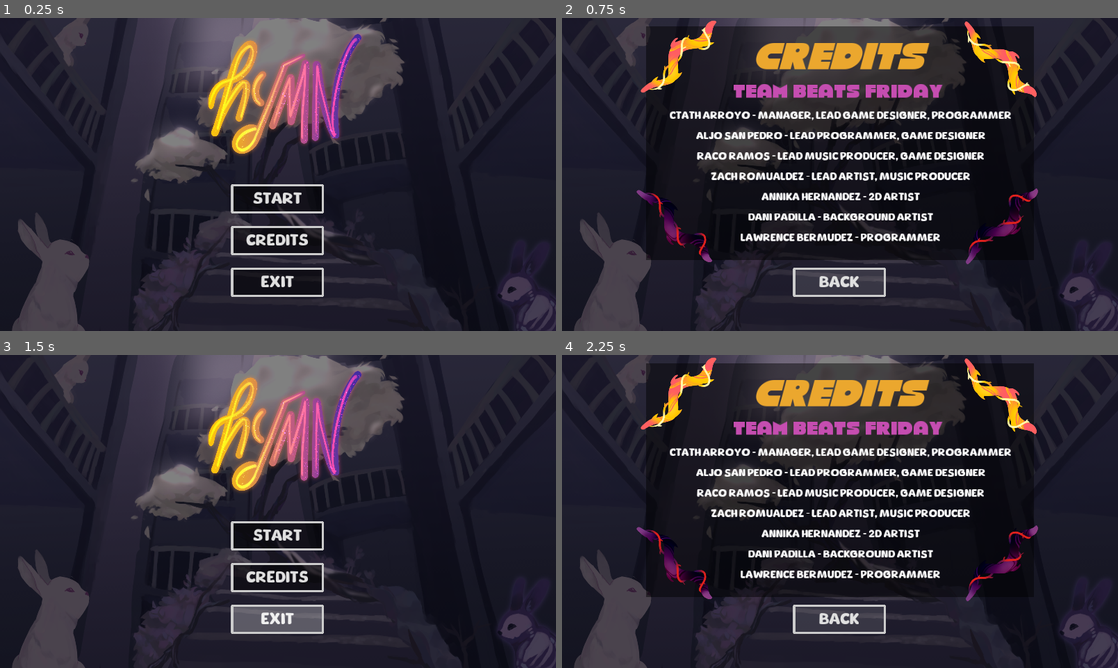
Above: before the commit, frames 1-4 (two rows, left to right).
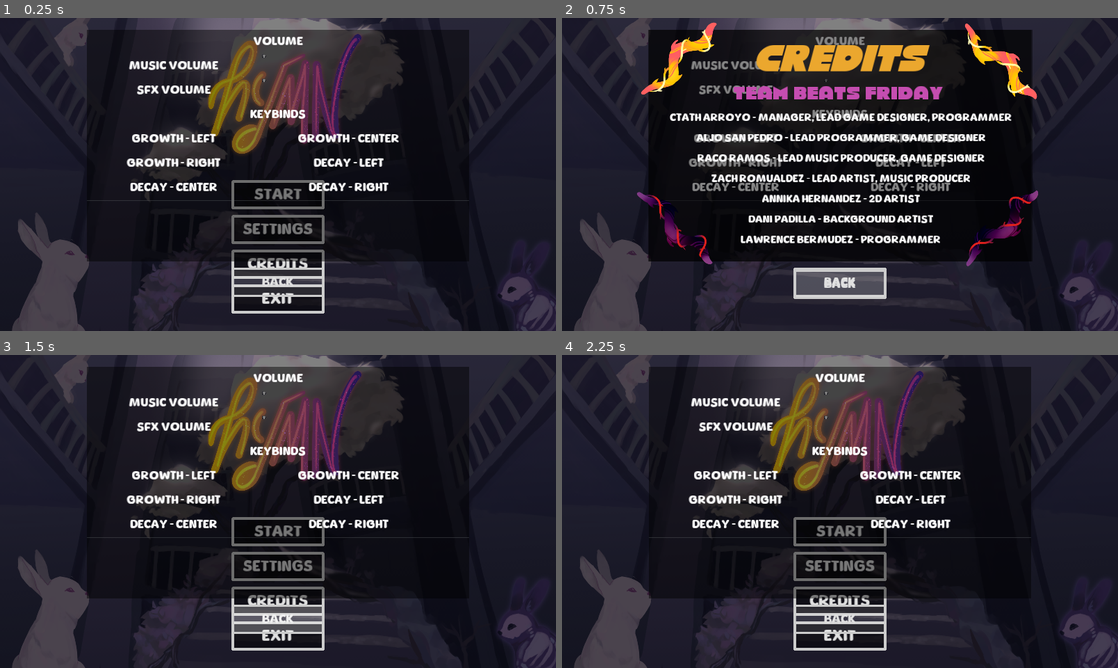
Above: after the commit, the same moments.

Repository: ctathkren/2-week-rhythm
Game: Godot game, scene res://ui/scenes/main/title_screen/title_screen.tscn
Two runs of this game, one before a commit and one after it. Both use one fixed random seed, a clock stepped at 60 frames per second and the inputs below. Sound files missing from this copy of the repository are replaced by a short silence.
Inputs (mouse positions are in pixels of both pictures, inside the frame that each line leads up to):
- Up to frame 1 (0.25 s): no input
- Up to frame 2 (0.75 s): click "Credits" at 0.5 s
- Up to frame 3 (1.5 s): click "Back" at 1.25 s
- Up to frame 4 (2.25 s): click (840, 567) at 2 s, where only the run after the commit has a clickable "Settings"

The runs differ from the first frame. In frame 1, 28% of the frame differs, in the area x 15-85%, y 3-95%; in frame 2, 15%; in frame 3, 27%; in frame 4, 19%.

Commit message:
draft for settings menu within title screen

Diff:
--- a/HYMN/ui/assets/fonts/typewriter.tres
+++ b/HYMN/ui/assets/fonts/typewriter.tres
@@ -3,7 +3,7 @@
 [ext_resource path="res://ui/assets/fonts/grisly-beast-font/GrislyBeastRegular-0W9rG.ttf" type="DynamicFontData" id=1]
 
 [resource]
-size = 65
+size = 52
 use_mipmaps = true
 use_filter = true
 font_data = ExtResource( 1 )
--- a/HYMN/ui/scenes/main/title_screen/title_screen.gd
+++ b/HYMN/ui/scenes/main/title_screen/title_screen.gd
@@ -13,6 +13,14 @@
 # SIGNALS
 func _on_LevelSelectButton_pressed():
 	change_scene(LEVEL_SELECT_PATH)
+
+func _on_SettingsButton_pressed():
+	$Content.visible = false
+	$Settings.visible = true
+
+func _on_SettingsBackButton_pressed():
+	$Settings.visible = false
+	$Content.visible = true
 
 func _on_CreditsButton_pressed():
 	$Content.visible = false
--- a/HYMN/ui/scenes/main/title_screen/title_screen.tscn
+++ b/HYMN/ui/scenes/main/title_screen/title_screen.tscn
@@ -98,8 +98,6 @@
 texture = ExtResource( 4 )
 
 [node name="Content" type="Control" parent="."]
-margin_right = 40.0
-margin_bottom = 40.0
 
 [node name="Logo" type="TextureRect" parent="Content"]
 margin_left = 243.0
@@ -113,17 +111,16 @@
 stretch_mode = 6
 
 [node name="Buttons" type="Control" parent="Content"]
-margin_left = 758.0
-margin_top = 558.0
-margin_right = 758.0
-margin_bottom = 558.0
-rect_scale = Vector2( 0.8, 0.8 )
+margin_left = 960.0
+margin_top = 540.0
+margin_right = 960.0
+margin_bottom = 540.0
 
 [node name="LevelSelectButton" type="Button" parent="Content/Buttons"]
-margin_left = 50.0
+margin_left = -160.0
 margin_top = 20.0
-margin_right = 450.0
-margin_bottom = 145.0
+margin_right = 160.0
+margin_bottom = 120.0
 size_flags_horizontal = 3
 size_flags_vertical = 3
 custom_fonts/font = ExtResource( 1 )
@@ -137,11 +134,24 @@
 "
 }
 
-[node name="CreditsButton" type="Button" parent="Content/Buttons"]
-margin_left = 50.0
-margin_top = 200.0
-margin_right = 450.0
-margin_bottom = 325.0
+[node name="SettingsButton" type="Button" parent="Content/Buttons"]
+margin_left = -160.0
+margin_top = 140.0
+margin_right = 160.0
+margin_bottom = 240.0
+size_flags_horizontal = 3
+size_flags_vertical = 3
+custom_fonts/font = ExtResource( 1 )
+custom_styles/hover = SubResource( 6 )
+custom_styles/pressed = SubResource( 7 )
+custom_styles/normal = SubResource( 8 )
+text = "Settings"
+
+[node name="CreditsButton2" type="Button" parent="Content/Buttons"]
+margin_left = -160.0
+margin_top = 260.0
+margin_right = 160.0
+margin_bottom = 360.0
 size_flags_horizontal = 3
 size_flags_vertical = 3
 custom_fonts/font = ExtResource( 1 )
@@ -151,10 +161,10 @@
 text = "Credits"
 
 [node name="ExitButton" type="Button" parent="Content/Buttons"]
-margin_left = 50.0
+margin_left = -160.0
 margin_top = 380.0
-margin_right = 450.0
-margin_bottom = 505.0
+margin_right = 160.0
+margin_bottom = 480.0
 size_flags_horizontal = 3
 size_flags_vertical = 3
 custom_fonts/font = ExtResource( 1 )
@@ -163,14 +173,169 @@
 custom_styles/normal = SubResource( 8 )
 text = "Exit"
 
+[node name="Settings" type="Control" parent="."]
+
+[node name="Body" type="Control" parent="Settings"]
+margin_left = 300.0
+margin_top = 40.0
+margin_right = 1620.0
+margin_bottom = 840.0
+
+[node name="Panel" type="ColorRect" parent="Settings/Body"]
+margin_right = 1320.0
+margin_bottom = 800.0
+color = Color( 0, 0, 0, 0.470588 )
+
+[node name="VBoxContainer" type="VBoxContainer" parent="Settings/Body"]
+margin_right = 1320.0
+margin_bottom = 800.0
+
+[node name="VolumeSettingsLabel" type="Label" parent="Settings/Body/VBoxContainer"]
+margin_right = 1320.0
+margin_bottom = 80.0
+rect_min_size = Vector2( 1320, 80 )
+custom_fonts/font = SubResource( 2 )
+text = "VOLUME"
+align = 1
+valign = 1
+
+[node name="VolumeSettings" type="GridContainer" parent="Settings/Body/VBoxContainer"]
+margin_top = 84.0
+margin_right = 1320.0
+margin_bottom = 248.0
+columns = 2
+
+[node name="MusicVolumeSettingLabel" type="Label" parent="Settings/Body/VBoxContainer/VolumeSettings"]
+margin_right = 600.0
+margin_bottom = 80.0
+rect_min_size = Vector2( 600, 80 )
+custom_fonts/font = SubResource( 2 )
+text = "Music Volume"
+align = 1
+valign = 1
+
+[node name="MusicVolumeSettingSlider" type="HSlider" parent="Settings/Body/VBoxContainer/VolumeSettings"]
+margin_left = 604.0
+margin_right = 620.0
+margin_bottom = 16.0
+
+[node name="SfxVolumeSettingLabel" type="Label" parent="Settings/Body/VBoxContainer/VolumeSettings"]
+margin_top = 84.0
+margin_right = 600.0
+margin_bottom = 164.0
+rect_min_size = Vector2( 600, 80 )
+custom_fonts/font = SubResource( 2 )
+text = "SFX Volume"
+align = 1
+valign = 1
+
+[node name="SfxVolumeSettingSlider" type="HSlider" parent="Settings/Body/VBoxContainer/VolumeSettings"]
+margin_left = 604.0
+margin_top = 84.0
+margin_right = 620.0
+margin_bottom = 100.0
+
+[node name="KeybindsSectionLabel" type="Label" parent="Settings/Body/VBoxContainer"]
+margin_top = 252.0
+margin_right = 1320.0
+margin_bottom = 332.0
+rect_min_size = Vector2( 1320, 80 )
+custom_fonts/font = SubResource( 2 )
+text = "KEYBINDS"
+align = 1
+valign = 1
+
+[node name="KeybindsSettings" type="GridContainer" parent="Settings/Body/VBoxContainer"]
+margin_top = 336.0
+margin_right = 1320.0
+margin_bottom = 584.0
+columns = 2
+
+[node name="GrowthLeftSettingLabel" type="Label" parent="Settings/Body/VBoxContainer/KeybindsSettings"]
+margin_right = 600.0
+margin_bottom = 80.0
+rect_min_size = Vector2( 600, 80 )
+custom_fonts/font = SubResource( 2 )
+text = "Growth - Left"
+align = 1
+valign = 1
+
+[node name="GrowthCenterSettingLabel" type="Label" parent="Settings/Body/VBoxContainer/KeybindsSettings"]
+margin_left = 604.0
+margin_right = 1204.0
+margin_bottom = 80.0
+rect_min_size = Vector2( 600, 80 )
+custom_fonts/font = SubResource( 2 )
+text = "Growth - Center"
+align = 1
+valign = 1
+
+[node name="GrowthRightSettingLabel" type="Label" parent="Settings/Body/VBoxContainer/KeybindsSettings"]
+margin_top = 84.0
+margin_right = 600.0
+margin_bottom = 164.0
+rect_min_size = Vector2( 600, 80 )
+custom_fonts/font = SubResource( 2 )
+text = "Growth - Right"
+align = 1
+valign = 1
+
+[node name="DecayLeftSettingLabel" type="Label" parent="Settings/Body/VBoxContainer/KeybindsSettings"]
+margin_left = 604.0
+margin_top = 84.0
+margin_right = 1204.0
+margin_bottom = 164.0
+rect_min_size = Vector2( 600, 80 )
+custom_fonts/font = SubResource( 2 )
+text = "Decay - Left"
+align = 1
+valign = 1
+
+[node name="DecayCenterSettingLabel" type="Label" parent="Settings/Body/VBoxContainer/KeybindsSettings"]
+margin_top = 168.0
+margin_right = 600.0
+margin_bottom = 248.0
+rect_min_size = Vector2( 600, 80 )
+custom_fonts/font = SubResource( 2 )
+text = "Decay - Center"
+align = 1
+valign = 1
+
+[node name="DecayRightSettingLabel" type="Label" parent="Settings/Body/VBoxContainer/KeybindsSettings"]
+margin_left = 604.0
+margin_top = 168.0
+margin_right = 1204.0
+margin_bottom = 248.0
+rect_min_size = Vector2( 600, 80 )
+custom_fonts/font = SubResource( 2 )
+text = "Decay - Right"
+align = 1
+valign = 1
+
+[node name="HSeparator" type="HSeparator" parent="Settings/Body/VBoxContainer"]
+margin_top = 588.0
+margin_right = 1320.0
+margin_bottom = 592.0
+
+[node name="SettingsBackButton" type="Button" parent="Settings"]
+margin_left = 782.0
+margin_top = 960.0
+margin_right = 1182.0
+margin_bottom = 1085.0
+rect_scale = Vector2( 0.8, 0.8 )
+rect_pivot_offset = Vector2( 88, -488 )
+size_flags_horizontal = 3
+size_flags_vertical = 3
+custom_fonts/font = ExtResource( 1 )
+custom_styles/hover = SubResource( 3 )
+custom_styles/pressed = SubResource( 4 )
+custom_styles/normal = SubResource( 5 )
+text = "Back"
+
 [node name="Credits" type="Control" parent="."]
 visible = false
 anchor_right = 1.0
 anchor_bottom = 1.0
-margin_left = -1.0
-margin_top = -7.0
-margin_right = -1.0
-margin_bottom = -7.0
 
 [node name="Text" type="Control" parent="Credits"]
 margin_left = 88.0
@@ -180,10 +345,10 @@
 rect_scale = Vector2( 0.9, 0.9 )
 
 [node name="Panel" type="ColorRect" parent="Credits/Text"]
-margin_left = 225.556
-margin_top = -18.8889
-margin_right = 1713.56
-margin_bottom = 879.111
+margin_left = 232.667
+margin_top = -13.0
+margin_right = 1706.67
+margin_bottom = 876.0
 color = Color( 0, 0, 0, 0.470588 )
 
 [node name="Vines" type="Control" parent="Credits/Text"]
@@ -251,9 +416,9 @@
 align = 1
 
 [node name="CreditsBackButton" type="Button" parent="Credits"]
-margin_left = 781.0
+margin_left = 782.0
 margin_top = 967.0
-margin_right = 1181.0
+margin_right = 1182.0
 margin_bottom = 1092.0
 rect_scale = Vector2( 0.8, 0.8 )
 rect_pivot_offset = Vector2( 88, -488 )
@@ -270,6 +435,8 @@
 autoplay = true
 
 [connection signal="pressed" from="Content/Buttons/LevelSelectButton" to="." method="_on_LevelSelectButton_pressed"]
-[connection signal="pressed" from="Content/Buttons/CreditsButton" to="." method="_on_CreditsButton_pressed"]
+[connection signal="pressed" from="Content/Buttons/SettingsButton" to="." method="_on_SettingsButton_pressed"]
+[connection signal="pressed" from="Content/Buttons/CreditsButton2" to="." method="_on_CreditsButton_pressed"]
 [connection signal="pressed" from="Content/Buttons/ExitButton" to="." method="_on_ExitButton_pressed"]
+[connection signal="pressed" from="Settings/SettingsBackButton" to="." method="_on_SettingsBackButton_pressed"]
 [connection signal="pressed" from="Credits/CreditsBackButton" to="." method="_on_CreditsBackButton_pressed"]
Not shown: 1 places in HYMN/ui/scenes/main/title_screen/title_screen.tscn that only renumber resources
